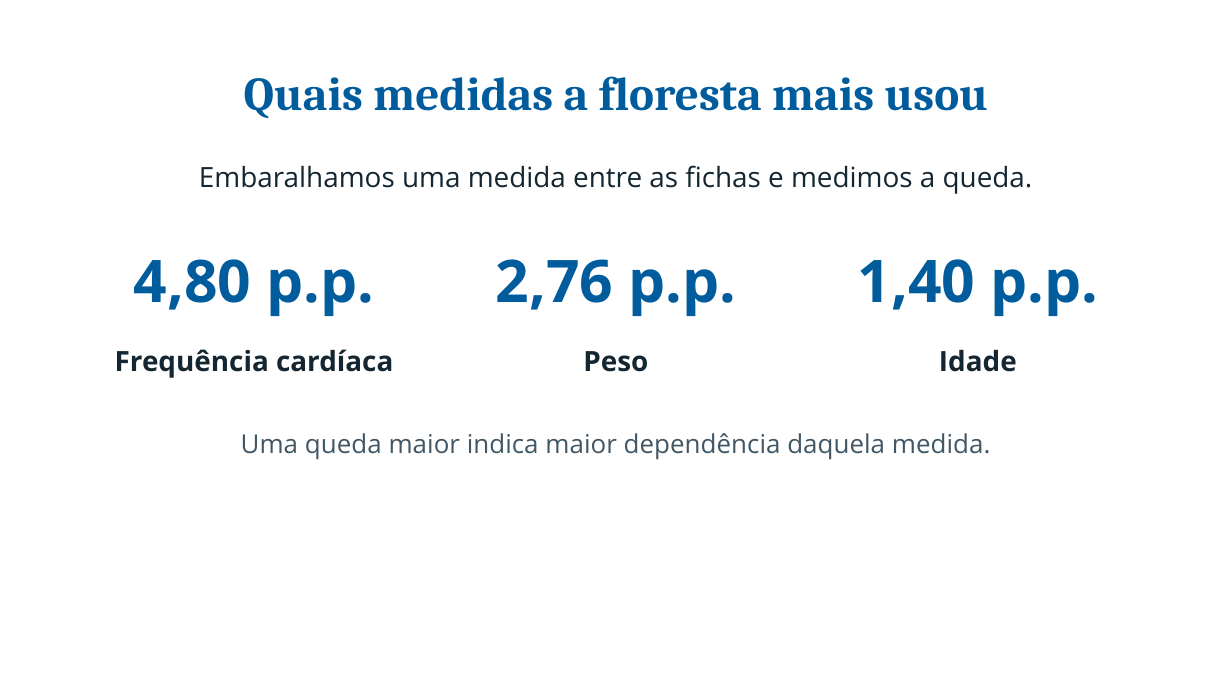
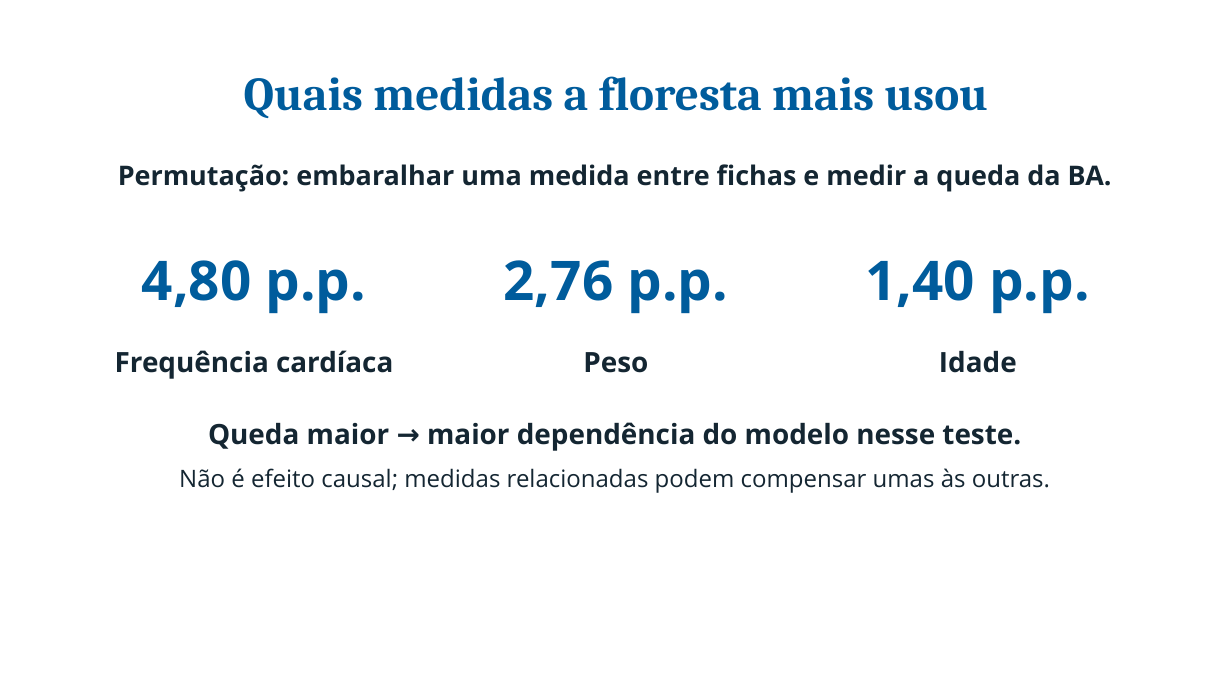
Before and after one commit to pedroafm06/Data-Mining, a slide deck: slide 19 of presentation/a2_inf/output/Apresentacao_A2_INF.pptx (slide 13 before the commit). Drawn at 1232x693 pixels with LibreOffice and Linux fonts; fonts in the diff are those of the drawing; background and template pictures are left out. Boxes give left, top, right and bottom in pixels: in the first picture for what was removed or moved away, otherwise in the second. Text is boxed around its words. In the diff, an @@ line names an element or a change of style, - is before the commit and + after.

```diff
--- a/presentation/a2_inf/output/Apresentacao_A2_INF.pptx
+++ b/presentation/a2_inf/output/Apresentacao_A2_INF.pptx
@@ text at bbox=[118, 164, 1112, 192]: text changed; size 21.8 to 21 pt; bold on @@
-Embaralhamos uma medida entre as fichas e medimos a queda.
+Permutação: embaralhar uma medida entre fichas e medir a queda da BA.
@@ size 45.8 to 42.8 pt in 3 elements at bbox=[142, 260, 366, 314], bbox=[504, 260, 727, 314], bbox=[866, 260, 1089, 314] @@
@@ text at bbox=[208, 422, 1021, 451]: text changed; size 20.2 to 21.8 pt; text colour #415766 to #142632; bold on @@
-Uma queda maior indica maior dependência daquela medida.
+Queda maior → maior dependência do modelo nesse teste.
@@ text added at bbox=[179, 468, 1050, 493], 18.8 pt, text #142632 @@
+Não é efeito causal; medidas relacionadas podem compensar umas às outras.
```
Also in this commit, not shown: 4 other slides changed, 17 slides added, 11 slides removed, 11 other files.
